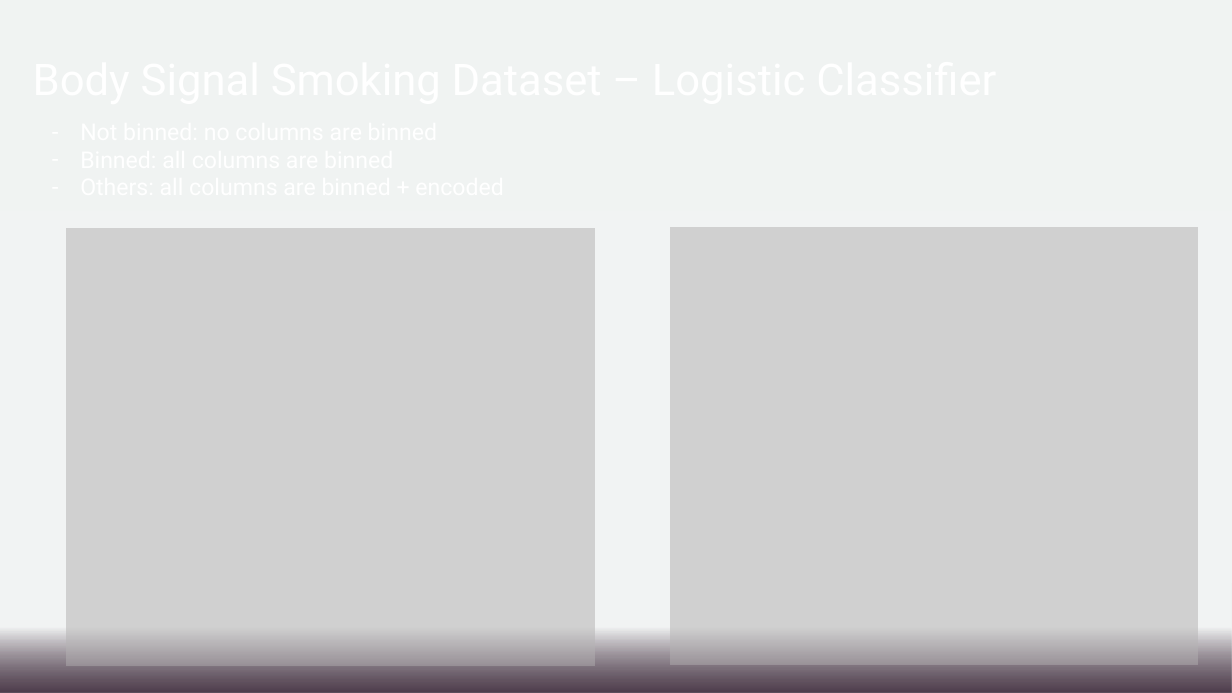
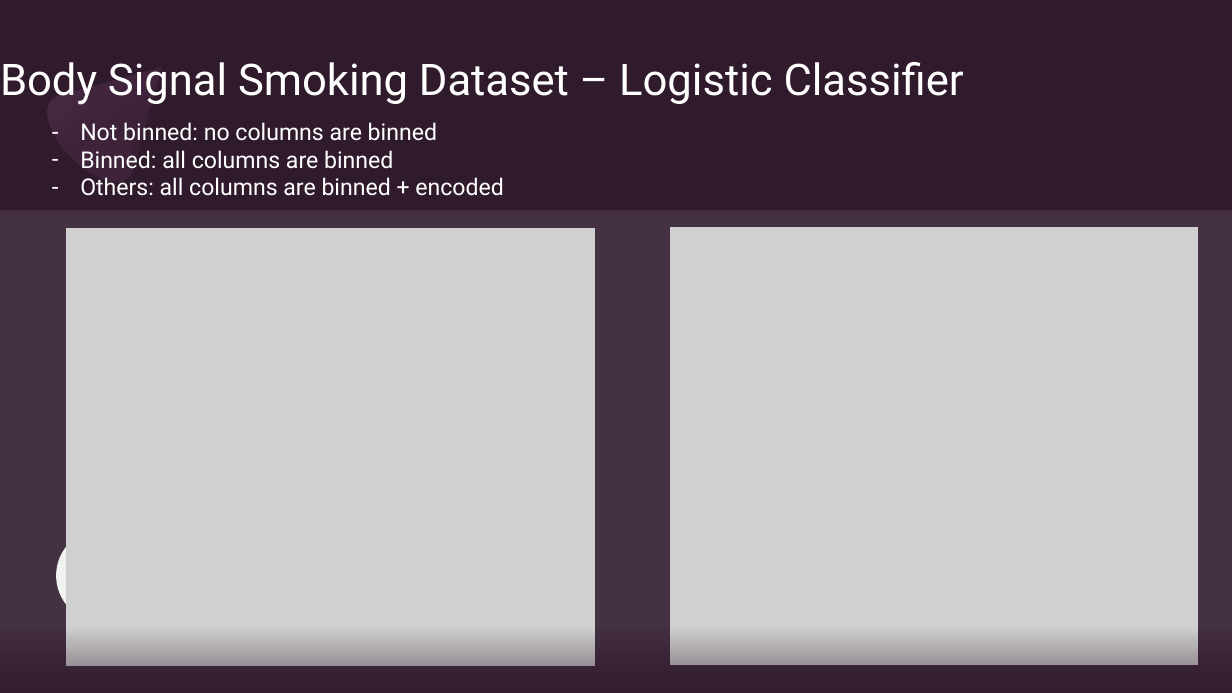
Before and after one commit to irisroatis/phd_year1_code_term2, a slide deck: slide 10 of ppt meetings/May 2023/Presentation2.pptx. Drawn at 1232x693 pixels with LibreOffice and Linux fonts; fonts in the diff are those of the drawing; grey boxes stand for pictures. Boxes give left, top, right and bottom in pixels: in the first picture for what was removed or moved away, otherwise in the second. Text is boxed around its words. In the diff, an @@ line names an element or a change of style, - is before the commit and + after.

Commit message:
update_datasets

```diff
--- a/ppt meetings/May 2023/Presentation2.pptx
+++ b/ppt meetings/May 2023/Presentation2.pptx
@@ rectangle removed at (0, 0, 1232, 693) @@
@@ freeform shape added at (33, 29, 200, 196), fill gradient #4C2B47 to #301B2D @@
@@ title added at (0, 62, 964, 105), 34 pt, text #FFFFFF @@
+Body Signal Smoking Dataset – Logistic Classifier
@@ ellipse added at (33, 81, 149, 196), fill gradient #3E233A to #4C2B47 @@
@@ text added at (80, 122, 503, 196), 18 pt, text #FFFFFF @@
+– Not binned: no columns are binned
+– Binned: all columns are binned
+– Others: all columns are binned + encoded
@@ freeform shape added at (36, 538, 140, 642), fill #F7F9F8 at 20% opacity @@
@@ freeform shape added at (37, 543, 136, 643), fill #F0F3F2 @@
@@ ellipse added at (68, 540, 89, 561), fill #F2F4F3 @@
```
Also in this commit, not shown: 13 other slides changed, 12 other files.
